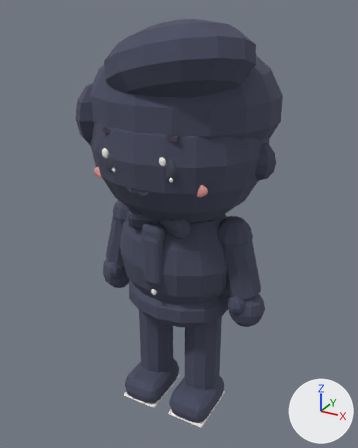
Renders of the glTF model out/avatars/av_budi.glb from each side of a commit.
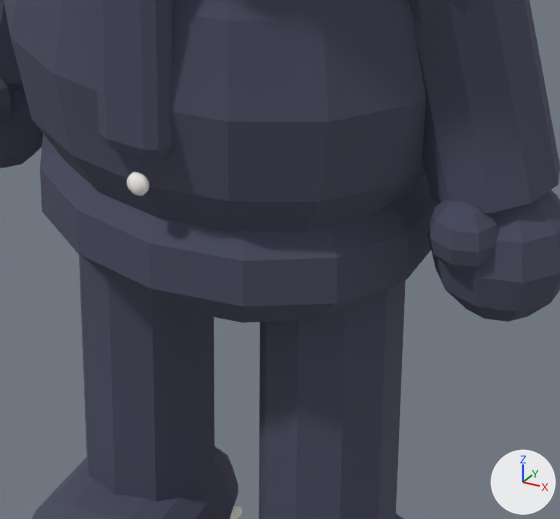
Each version is shown whole from a 50 mm lens placed at (0.75, -1.362, 1.4), pointed at (-0.015, 0.028, 0.705), then close up on the part from 33% to 73% of the width and 55% to 84% of the height. Arrows for +X, +Y and +Z are at lower right; the lights stay in place. The first two pictures are the older version. Where no turn or scale is listed for an object, it has been applied to the vertices. Vertices at exactly the same position are counted once.

The older version as bpy lines, for what is in view:
```python
me_sm_av_budi_arm_l_outline = bpy.data.meshes.new('SM_av_budi_arm_l_outline')
me_sm_av_budi_arm_l_outline.from_pydata(...)  # 166 vertices, 316 faces; spans x 0.139..0.323, y -0.079..0.064, z 0.401..0.784
me_sm_av_budi_arm_l_outline.materials.append(mat_mat_outline)  # greyish blue #4b4e63
me_sm_av_budi_hips = bpy.data.meshes.new('SM_av_budi_hips')
me_sm_av_budi_hips.from_pydata(...)  # a UV sphere (14 segments, 7 rings, poles along z) spanning x -0.181..0.181, y -0.146..0.146, z 0.36..0.54
me_sm_av_budi_hips.materials.append(mat_mat_charcoal)  # greyish blue #6b7180
me_sm_av_budi_torso_outline = bpy.data.meshes.new('SM_av_budi_torso_outline')
me_sm_av_budi_torso_outline.from_pydata(...)  # 362 vertices, 700 faces; spans x -0.219..0.219, y -0.189..0.179, z 0.401..0.839
me_sm_av_budi_torso_outline.materials.append(mat_mat_outline)  # greyish blue #4b4e63
ob_sm_av_budi_arm_l_outline = bpy.data.objects.new('SM_av_budi_arm_l_outline', me_sm_av_budi_arm_l_outline)
ob_sm_av_budi_arm_l_outline.location = (0.0, 0.0, 0.0)
ob_sm_av_budi_hips = bpy.data.objects.new('SM_av_budi_hips', me_sm_av_budi_hips)
ob_sm_av_budi_hips.location = (0.0, 0.0, 0.0)
ob_sm_av_budi_torso_outline = bpy.data.objects.new('SM_av_budi_torso_outline', me_sm_av_budi_torso_outline)
ob_sm_av_budi_torso_outline.location = (0.0, 0.0, 0.0)
# also in view: 'SM_av_budi_leg_l_outline' at (0.1, -0.035, 0.198); 'SM_av_budi_leg_r_outline' at (-0.1, -0.035, 0.198); 'SM_av_budi_arm_r_outline' at (-0.231, -0.008, 0.593); 'SM_av_budi_hips_outline' at (0.0, 0.0, 0.45)
```
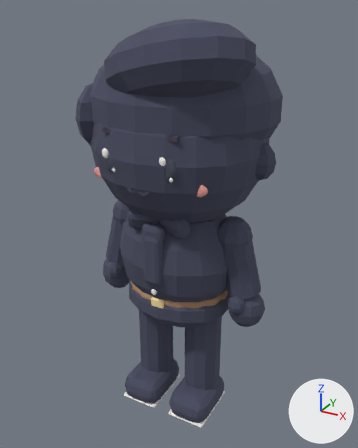
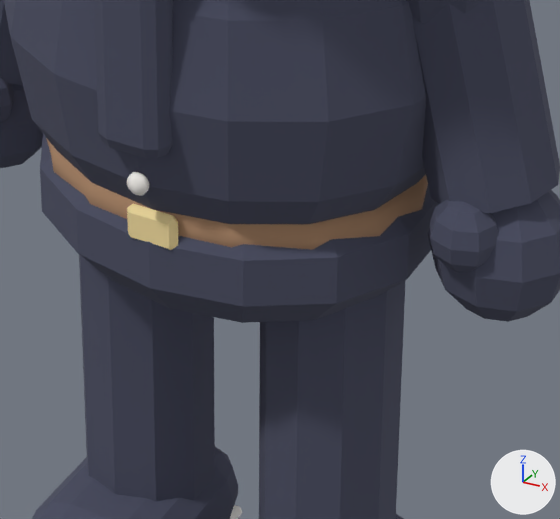
Pixel boxes [x1, y1, x2, y2] of what changed, in the close-ups (560 x 519 px):
part 1 of me_sm_av_budi_hips, added (brown)
    after: [46, 138, 428, 250]
part 2 of me_sm_av_budi_hips, added (beige)
    after: [127, 204, 178, 250]

What changed in the scene script:
```text
Add mat_mat_butter:
    mat_mat_butter = principled_material('MAT_butter')
    mat_mat_butter.base_color = (0.922, 0.738, 0.356)  # beige #f6dfa1
    mat_mat_butter.roughness = 1.0
Change me_sm_av_budi_hips:
    used by ob_sm_av_budi_hips; location = (0.0, 0.0, 0.0)
    remove me_sm_av_budi_hips.from_pydata(...)  # 86 vertices, 168 faces; spans x -0.181..0.181, y -0.146..0.146, z 0.36..0.54
    add me_sm_av_budi_hips.from_pydata(...)  # 142 vertices, 272 faces; spans x -0.185..0.185, y -0.154..0.147, z 0.36..0.54
    me_sm_av_budi_hips part 1: a new loose piece, a 16-sided cylinder along z spanning x -0.185..0.185, y -0.147..0.147, z 0.468..0.502, in mat_mat_wood_dark (brown #a98466)
    me_sm_av_budi_hips part 2: a new loose piece of 24 vertices spanning x -0.025..0.025, y -0.154..-0.142, z 0.468..0.502, in mat_mat_butter (beige #f6dfa1)
    add me_sm_av_budi_hips.materials.append(mat_mat_wood_dark)  # brown #a98466
    add me_sm_av_budi_hips.materials.append(mat_mat_butter)  # beige #f6dfa1
```
